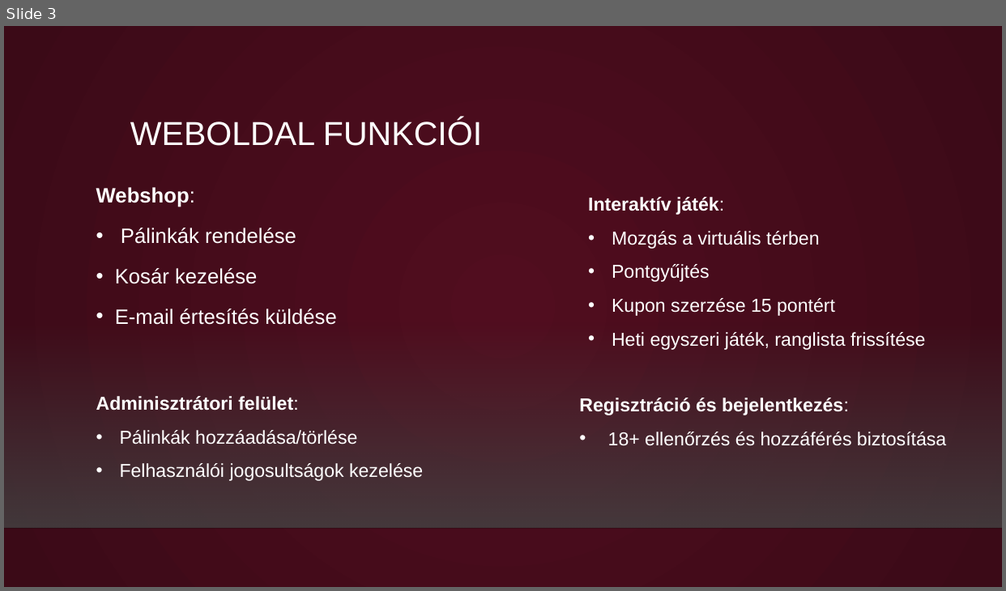
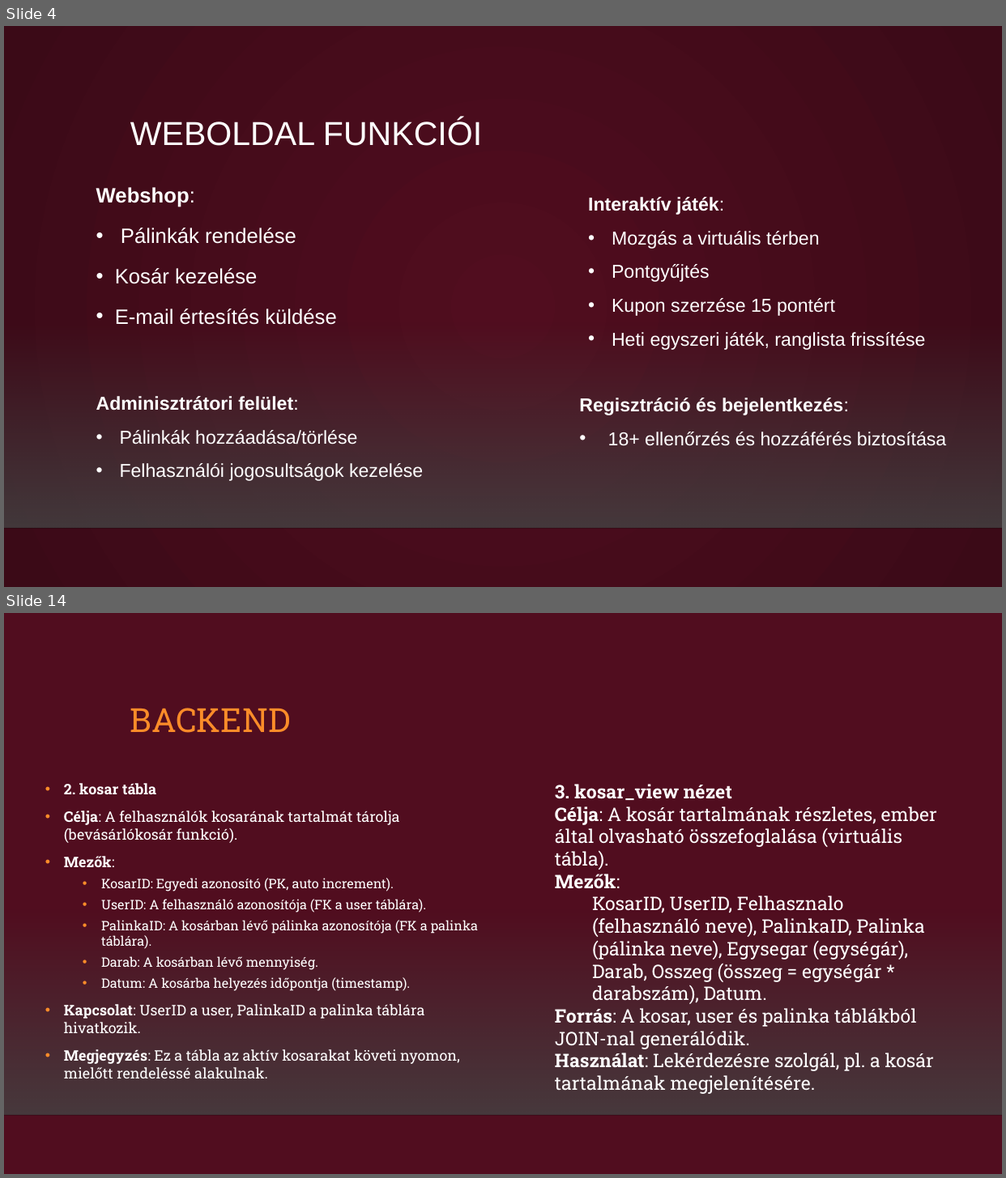
Before and after one commit to rozlev/Mestermunka, a slide deck: A pálinka mesterei/A pálinka mesterei.pptx. Shown one above the other, each under a label of ours: slide 3 before the commit, slides 4 and 14 after it; the slides between them are not shown. The pictures are 1006x591 and 1006x1178 pixels, drawn with LibreOffice and Linux fonts; fonts in the diff are those of the drawing; background and template pictures are left out. Boxes give left, top, right and bottom in pixels: in the first picture for what was removed or moved away, otherwise in the second. Text is boxed around its words. In the diff, an @@ line names an element or a change of style, - is before the commit and + after.

```diff
--- a/A pálinka mesterei/A pálinka mesterei.pptx
+++ b/A pálinka mesterei/A pálinka mesterei.pptx
@@ slide 14 added at [4, 613, 1002, 1174], background gradient #510D1F to #000000; not listed: 2 template elements that a slide beside it also shows @@
@@ title added at [130, 708, 290, 733], 32 pt, text #FB8C29 @@
+BACKEND
@@ text added at [64, 783, 478, 1079], 12.6 pt, text #FFFFFF @@
+• 2. kosar tábla
+• Célja: A felhasználók kosarának tartalmát tárolja (bevásárlókosár funkció).
+• Mezők:
+  • KosarID: Egyedi azonosító (PK, auto increment).
+  • UserID: A felhasználó azonosítója (FK a user táblára).
+  • PalinkaID: A kosárban lévő pálinka azonosítója (FK a palinka táblára).
+  • Darab: A kosárban lévő mennyiség.
+  • Datum: A kosárba helyezés időpontja (timestamp).
+• Kapcsolat: UserID a user, PalinkaID a palinka táblára hivatkozik.
+• Megjegyzés: Ez a tábla az aktív kosarakat követi nyomon, mielőtt rendeléssé alakulnak.
@@ text added at [555, 784, 937, 1094], 18 pt, text #FFFFFF @@
+3. kosar_view nézet
+Célja: A kosár tartalmának részletes, ember által olvasható összefoglalása (virtuális tábla).
+Mezők:
+  KosarID, UserID, Felhasznalo (felhasználó neve), PalinkaID, Palinka (pálinka neve), Egysegar (egységár), Darab, Osszeg (összeg = egységár * darabszám), Datum.
+Forrás: A kosar, user és palinka táblákból JOIN-nal generálódik.
+Használat: Lekérdezésre szolgál, pl. a kosár tartalmának megjelenítésére.
@@ what was slide 3 is now slide 4 @@
```
Also in this commit, not shown: 14 other slides added.
